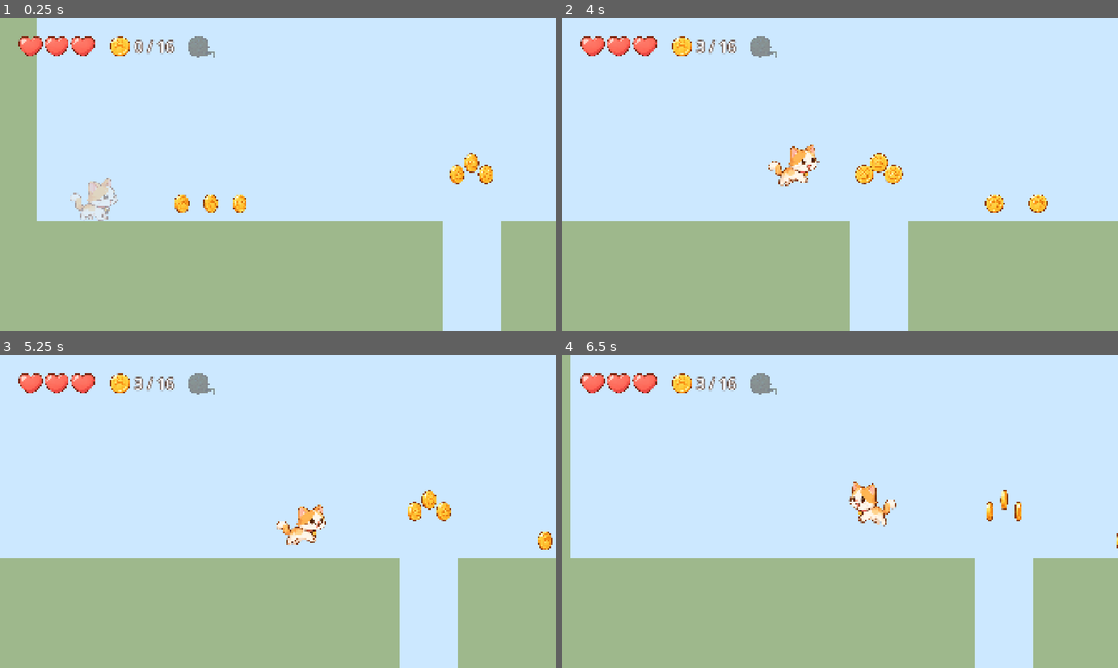
Above: before the commit, frames 1-4 (two rows, left to right).
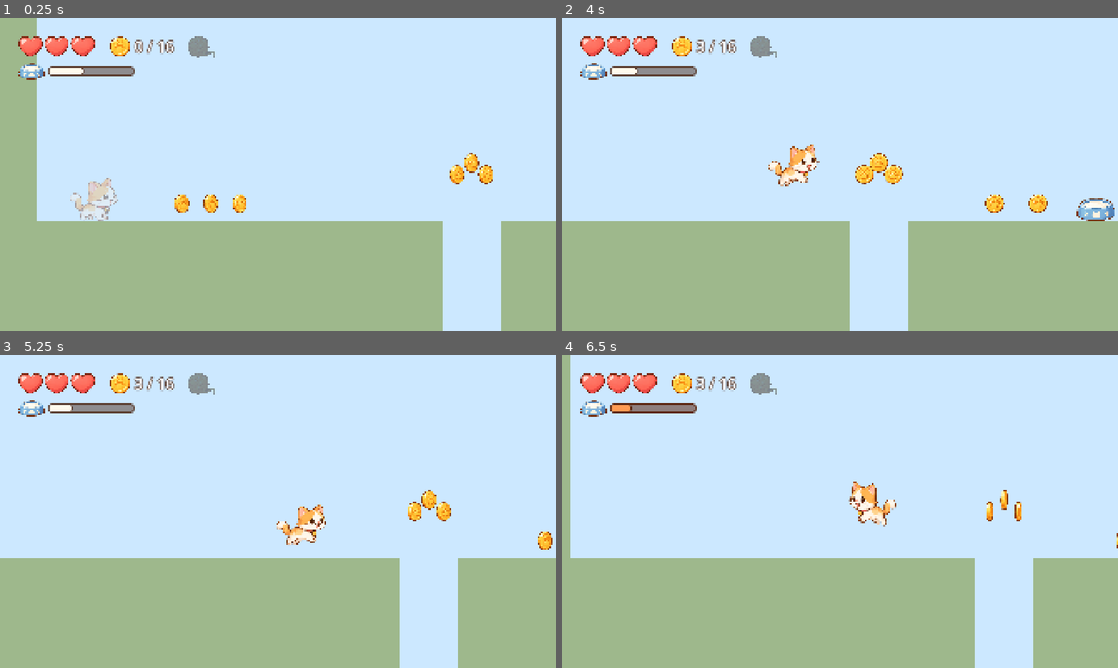
Above: after the commit, the same moments.

Repository: roshnikumari-21/wiwiwi
Game: Godot game, scene res://scenes/levels/w1/level_w1_01.tscn
The game is run twice, just before and just after one commit, with the same random seed, the same clock (stepped at 60 frames per second) and the same inputs.
Inputs (mouse positions are in pixels of both pictures, inside the frame that each line leads up to):
- Up to frame 1 (0.25 s): no input
- Up to frame 2 (4 s): move the mouse to (962, 158) at 0.52 s; hold Right (move_right) 0.53-2.03 s; tap Space (jump) at 0.6, 0.77, 1.07, 1.35, 1.52, 1.82, 2.1, 2.85, 3.02, 3.32, 3.6, 3.77 s; click (962, 158) at 0.67 s; move the mouse to (728, 190) at 1.27 s; click (728, 190) at 1.42 s; move the mouse to (895, 105) at 2.02 s; hold Left (move_left) 2.03-2.78 s; click (895, 105) at 2.17 s; move the mouse to (812, 237) at 2.77 s; hold Right (move_right) from 2.78 s (still down); click (812, 237) at 2.92 s; move the mouse to (1006, 221) at 3.52 s; click (1006, 221) at 3.67 s
- Up to frame 3 (5.25 s): tap Space (jump) at 4.07, 4.35, 4.52, 4.82, 5.1 s; move the mouse to (111, 464) at 4.27 s; release Right (move_right) at 4.28 s; hold Left (move_left) 4.28-5.03 s; click (111, 464) at 4.42 s; move the mouse to (305, 511) at 5.02 s; hold Right (move_right) from 5.03 s (still down); click (305, 511) at 5.17 s
- Up to frame 4 (6.5 s): move the mouse to (756, 433) at 5.77 s; release Right (move_right) at 5.78 s; hold Left (move_left) from 5.78 s (still down); tap Space (jump) at 5.85, 6.02, 6.32 s; click (756, 433) at 5.92 s

The runs differ from the first frame. In frame 1, 0.7% of the frame differs, in the area x 3-25%, y 14-20%; in frame 2, 1.1%, in the area x 3-100%, y 14-65%; in frame 3, 0.7%; in frame 4, 0.7%.

Commit message:
M1: energy and milk
Energy drains while moving; at zero the cat is slower and sleepy but
never fails. Milk bowl refills it (only when not full), HUD energy bar,
one bowl in level 1-1 which starts at 40 % energy, and a headless test.

Co-Authored-By: Claude Opus 5.5 <noreply@anthropic.com>

Diff:
--- a/autoload/events.gd
+++ b/autoload/events.gd
@@ -5,6 +5,8 @@
 signal coin_collected
 signal yarn_collected
 signal hearts_changed(hearts: int)
+signal energy_changed(energy: float)   ## 0..1
+signal milk_drunk
 signal checkpoint_reached(respawn_position: Vector2)
 signal level_completed(stars: int, coins: int, coin_total: int, has_yarn: bool)
 signal level_failed
--- /dev/null
+++ b/dev/m1_energy_test.gd
@@ -0,0 +1,88 @@
+extends SceneTree
+## Headless check of energy + milk in level 1-1: drain, tired speed, sleepy idle, HUD bar, milk bowl.
+## Run: godot --headless --path . --script res://dev/m1_energy_test.gd
+
+const LEVEL := "res://scenes/levels/w1/level_w1_01.tscn"
+const BOWL_AT := Vector2(2250, 900)
+
+var _fails := 0
+
+func _initialize() -> void:
+	_run.call_deferred()
+
+func _run() -> void:
+	var level = load(LEVEL).instantiate()
+	root.add_child(level)
+	var player = level.get_node("Player")
+	var bar = level.get_node("Hud/SafeArea/Hud/Energy/Bar")
+	var bowl_sprite = level.get_node("Objects/MilkBowl/Sprite")
+	await _frames(3)
+	_check("starts at 40 %", is_equal_approx(player.energy, 0.4), player.energy)
+	_check("HUD bar shows it", is_equal_approx(bar.value, 0.4), bar.value)
+
+	await _frames(60)
+	_check("standing still costs nothing", is_equal_approx(player.energy, 0.4), player.energy)
+
+	Input.action_press("move_right")
+	await _frames(60)
+	Input.action_release("move_right")
+	var used: float = 0.4 - player.energy
+	_check("1 s of running uses about 1/35", used > 0.022 and used < 0.032, used)
+
+	# Out of energy: slower, slower legs, sleepy when standing.
+	player.global_position = Vector2(300, 900)
+	player.energy = 0.0
+	await _frames(20)
+	_check("HUD bar orange when low", bar.modulate != Color.WHITE, bar.modulate)
+	Input.action_press("move_right")
+	var top := 0.0
+	for i in 40:
+		await physics_frame
+		top = max(top, player.velocity.x)
+	_check("tired: top speed 65 %", abs(top - 520.0 * 0.65) < 5.0, top)
+	_check("tired: slower walk animation", player.sprite.animation == "walk" and is_equal_approx(player.sprite.speed_scale, 0.65), [player.sprite.animation, player.sprite.speed_scale])
+	Input.action_release("move_right")
+	await _frames(30)
+	_check("tired: sleepy when standing", player.sprite.animation == "sleepy", player.sprite.animation)
+
+	# Milk bowl: not drunk at full energy, drunk when thirsty, then empty.
+	player.energy = 1.0
+	await _place(player, BOWL_AT)
+	_check("full cat leaves the bowl", bowl_sprite.texture.resource_path.ends_with("milk_bowl_full.png"), bowl_sprite.texture.resource_path)
+	player.energy = 0.3
+	await _frames(4)
+	_check("thirsty cat drinks: full energy", is_equal_approx(player.energy, 1.0), player.energy)
+	_check("bowl is now empty", bowl_sprite.texture.resource_path.ends_with("milk_bowl_empty.png"), bowl_sprite.texture.resource_path)
+	_check("HUD bar full and white", is_equal_approx(bar.value, 1.0) and bar.modulate == Color.WHITE, [bar.value, bar.modulate])
+	player.energy = 0.3
+	await _place(player, BOWL_AT)
+	_check("empty bowl gives nothing", is_equal_approx(player.energy, 0.3), player.energy)
+
+	# Never a fail: a tired cat still clears the widest gap (the 300 px drop after the flag).
+	player.energy = 0.0
+	await _place(player, Vector2(2900, 760))
+	Input.action_press("move_right")
+	while player.global_position.x < 3190.0:
+		await physics_frame
+	Input.action_press("jump")
+	await _frames(70)
+	Input.action_release("jump")
+	Input.action_release("move_right")
+	_check("tired cat clears the 300 px gap", player.is_on_floor() and player.global_position.x > 3500.0 and player.global_position.y < 910.0, player.global_position)
+
+	print("RESULT: %s" % ("ALL PASS" if _fails == 0 else "%d FAILED" % _fails))
+	quit(_fails)
+
+func _place(player, at: Vector2) -> void:
+	player.global_position = at
+	player.velocity = Vector2.ZERO
+	await _frames(4)
+
+func _frames(n: int) -> void:
+	for i in n:
+		await physics_frame
+
+func _check(name: String, ok: bool, got) -> void:
+	if not ok:
+		_fails += 1
+	print("%s  %s  (%s)" % ["PASS" if ok else "FAIL", name, str(got)])
--- a/scenes/actors/player/player.gd
+++ b/scenes/actors/player/player.gd
@@ -17,6 +17,10 @@
 @export var coyote_time: float = 0.12      ## can still jump this long after walking off a ledge
 @export var jump_buffer: float = 0.12      ## a jump pressed this long before landing still counts
 
+@export_group("Energy")
+@export var energy_seconds: float = 35.0   ## seconds of moving on a full tank
+@export var tired_speed: float = 0.65      ## share of run speed left when energy is empty (never a fail)
+
 @export_group("Idle")
 @export var breath_amount: float = 0.012   ## how much she rises when breathing (1.2 %)
 @export var breath_period: float = 2.6     ## seconds per breath
@@ -24,6 +28,7 @@
 @onready var sprite: AnimatedSprite2D = $Sprite
 
 var _breath_time := 0.0
+var energy := 1.0 : set = set_energy   ## 0..1; drains while moving, milk refills it
 var frozen := false     ## true when the level is over: no input, gravity only
 var _walk_target := NAN ## while frozen, the game can walk her to this x (e.g. into the girl's arms)
 
@@ -58,6 +63,7 @@
 		_handle_run(delta)
 	move_and_slide()
 	_after_move()
+	_use_energy(delta)
 	_update_animation()
 
 func _apply_gravity(delta: float) -> void:
@@ -85,7 +91,7 @@
 	var direction := Input.get_axis("move_left", "move_right")
 	var grip := 1.0 if is_on_floor() else air_control
 	if direction != 0.0:
-		velocity.x = move_toward(velocity.x, direction * run_speed, acceleration * grip * delta)
+		velocity.x = move_toward(velocity.x, direction * run_speed * _speed_factor(), acceleration * grip * delta)
 		sprite.flip_h = direction < 0.0
 	else:
 		velocity.x = move_toward(velocity.x, 0.0, deceleration * grip * delta)
@@ -112,7 +118,9 @@
 	elif abs(velocity.x) > 20.0:
 		sprite.play("walk")
 	else:
-		sprite.play("idle")
+		sprite.play("sleepy" if is_tired() else "idle")
+	# Tired legs move slower, matching the slower speed.
+	sprite.speed_scale = _speed_factor() if sprite.animation == "walk" else 1.0
 
 # Gentle breathing while standing still, done by scaling (no extra frames, so nothing can wobble).
 func _breathe(delta: float) -> void:
@@ -133,6 +141,27 @@
 	_squash = create_tween()
 	_squash.tween_property(sprite, "scale", _base_scale * amount, 0.07)
 	_squash.tween_property(sprite, "scale", _base_scale, 0.14)
+
+func set_energy(value: float) -> void:
+	value = clampf(value, 0.0, 1.0)
+	if value != energy:
+		energy = value
+		Events.energy_changed.emit(energy)
+
+func is_tired() -> bool:
+	return energy <= 0.0
+
+## Drank milk: full energy again, with a happy little hop of the sprite.
+func refill_energy() -> void:
+	energy = 1.0
+	_do_squash(Vector2(0.9, 1.12))
+
+func _use_energy(delta: float) -> void:
+	if not frozen and abs(velocity.x) > 20.0:
+		energy -= delta / energy_seconds
+
+func _speed_factor() -> float:
+	return tired_speed if is_tired() else 1.0
 
 ## Put the cat back at a point (after a pit fall), with a short blink so the player sees where she is.
 func respawn_at(point: Vector2) -> void:
--- a/scenes/levels/level.gd
+++ b/scenes/levels/level.gd
@@ -7,6 +7,7 @@
 @export var level_id: String = ""            ## must match an id in the level catalog
 @export var extra_sky: float = 700.0         ## how far the camera may look above the highest ground
 @export var fall_margin: float = 400.0       ## falling this far below the lowest ground = fell in a pit
+@export_range(0.0, 1.0) var start_energy: float = 1.0  ## the cat's energy at the start (lower = milk matters sooner)
 
 @onready var player: Player = $Player
 @onready var camera: Camera2D = $Player/Camera
@@ -35,6 +36,8 @@
 
 	GameState.begin_attempt(level_id, get_tree().get_nodes_in_group("coins").size())
 	_respawn_point = spawn.global_position
+	player.energy = start_energy
+	Events.energy_changed.emit(player.energy)
 	_respawn()
 
 func _physics_process(_delta: float) -> void:
--- a/scenes/levels/w1/level_w1_01.tscn
+++ b/scenes/levels/w1/level_w1_01.tscn
@@ -6,9 +6,11 @@
 [ext_resource type="PackedScene" path="res://scenes/objects/golden_yarn.tscn" id="4_yarn"]
 [ext_resource type="PackedScene" path="res://scenes/objects/checkpoint.tscn" id="5_flag"]
 [ext_resource type="PackedScene" path="res://scenes/objects/goal_girl.tscn" id="6_goal"]
+[ext_resource type="PackedScene" path="res://scenes/objects/milk_bowl.tscn" id="7_milk"]
 
 [node name="LevelW1_01" instance=ExtResource("1_base")]
 level_id = "w1_01"
+start_energy = 0.4
 
 [node name="LeftWall" parent="Terrain" instance=ExtResource("2_block")]
 position = Vector2(-128, -200)
@@ -104,3 +106,6 @@
 
 [node name="GoalGirl" parent="Objects" instance=ExtResource("6_goal")]
 position = Vector2(5320, 900)
+
+[node name="MilkBowl" parent="Objects" instance=ExtResource("7_milk")]
+position = Vector2(2250, 900)
--- /dev/null
+++ b/scenes/objects/milk_bowl.gd
@@ -0,0 +1,26 @@
+extends Area2D
+## A bowl of milk: refills the cat's energy. She only drinks when she isn't already (nearly) full,
+## so walking past at full energy saves the bowl for later. Origin = bottom of the bowl.
+
+const EMPTY := preload("res://assets/art/objects/milk_bowl_empty.png")
+const THIRSTY_BELOW := 0.95   ## drinks only when energy is below this
+
+var _empty := false
+
+func _physics_process(_delta: float) -> void:
+	if _empty:
+		return
+	for body in get_overlapping_bodies():
+		if body is Player and body.energy < THIRSTY_BELOW:
+			_drink(body)
+			return
+
+func _drink(cat: Player) -> void:
+	_empty = true
+	cat.refill_energy()
+	Events.milk_drunk.emit()
+	$Sprite.texture = EMPTY
+	var base: Vector2 = $Sprite.scale
+	var pop := create_tween()
+	pop.tween_property($Sprite, "scale", base * Vector2(1.15, 0.85), 0.08)
+	pop.tween_property($Sprite, "scale", base, 0.25).set_trans(Tween.TRANS_BACK)
--- /dev/null
+++ b/scenes/objects/milk_bowl.tscn
@@ -0,0 +1,21 @@
+[gd_scene format=3]
+
+[ext_resource type="Script" path="res://scenes/objects/milk_bowl.gd" id="1_script"]
+[ext_resource type="Texture2D" path="res://assets/art/objects/milk_bowl_full.png" id="2_full"]
+
+[sub_resource type="RectangleShape2D" id="RectangleShape2D_bowl"]
+size = Vector2(130, 90)
+
+[node name="MilkBowl" type="Area2D"]
+collision_layer = 8
+collision_mask = 2
+script = ExtResource("1_script")
+
+[node name="Sprite" type="Sprite2D" parent="."]
+scale = Vector2(0.3, 0.3)
+texture = ExtResource("2_full")
+offset = Vector2(0, -132)
+
+[node name="Shape" type="CollisionShape2D" parent="."]
+position = Vector2(0, -45)
+shape = SubResource("RectangleShape2D_bowl")
--- a/ui/hud/hud.gd
+++ b/ui/hud/hud.gd
@@ -10,10 +10,13 @@
 const STAR_FULL := preload("res://assets/art/objects/star_full.png")
 const STAR_EMPTY := preload("res://assets/art/objects/star_empty.png")
 const YARN_MISSING_TINT := Color(0.2, 0.2, 0.25, 0.45)
+const ENERGY_LOW := 0.25                         ## below this the bar turns orange as a warning
+const ENERGY_LOW_TINT := Color(1.0, 0.62, 0.35)
 
 @onready var _hearts: Array[Node] = $Top/Hearts.get_children()
 @onready var _coin_label: Label = $Top/CoinLabel
 @onready var _yarn: TextureRect = $Top/Yarn
+@onready var _energy_bar: ProgressBar = $Energy/Bar
 @onready var _card: Control = $Card
 @onready var _title: Label = $Card/Center/Panel/Box/Title
 @onready var _stars: Array[Node] = $Card/Center/Panel/Box/Stars.get_children()
@@ -26,6 +29,8 @@
 	Events.hearts_changed.connect(_show_hearts)
 	Events.coin_collected.connect(_show_coins)  # GameState connected first, so it has already counted it
 	Events.yarn_collected.connect(_on_yarn)
+	Events.energy_changed.connect(_show_energy)
+	Events.milk_drunk.connect(_on_milk)
 	Events.level_completed.connect(_on_completed)
 	Events.level_failed.connect(_on_failed)
 	_button.pressed.connect(restart_pressed.emit)
@@ -38,6 +43,17 @@
 
 func _show_coins() -> void:
 	_coin_label.text = "%d / %d" % [GameState.coins, GameState.coin_total]
+
+func _show_energy(energy: float) -> void:
+	_energy_bar.value = energy
+	_energy_bar.modulate = ENERGY_LOW_TINT if energy < ENERGY_LOW else Color.WHITE
+
+func _on_milk() -> void:
+	var icon: Control = $Energy/MilkIcon
+	icon.pivot_offset = icon.size * 0.5
+	var pop := create_tween()
+	pop.tween_property(icon, "scale", Vector2(1.35, 1.35), 0.12)
+	pop.tween_property(icon, "scale", Vector2.ONE, 0.25).set_trans(Tween.TRANS_BACK)
 
 func _on_yarn() -> void:
 	_yarn.modulate = Color.WHITE
--- a/ui/hud/hud.tscn
+++ b/ui/hud/hud.tscn
@@ -5,6 +5,7 @@
 [ext_resource type="Texture2D" path="res://assets/art/objects/coin_0.png" id="3_coin"]
 [ext_resource type="Texture2D" path="res://assets/art/objects/yarn.png" id="4_yarn"]
 [ext_resource type="Texture2D" path="res://assets/art/objects/star_empty.png" id="5_star"]
+[ext_resource type="Texture2D" path="res://assets/art/objects/milk_bowl_full.png" id="6_milk"]
 
 [sub_resource type="StyleBoxFlat" id="StyleBoxFlat_panel"]
 content_margin_left = 70.0
@@ -17,6 +18,30 @@
 corner_radius_bottom_right = 40
 corner_radius_bottom_left = 40
 
+[sub_resource type="StyleBoxFlat" id="StyleBoxFlat_bar_bg"]
+bg_color = Color(0.36, 0.25, 0.2, 0.55)
+border_width_left = 4
+border_width_top = 4
+border_width_right = 4
+border_width_bottom = 4
+border_color = Color(0.36, 0.25, 0.2, 1)
+corner_radius_top_left = 16
+corner_radius_top_right = 16
+corner_radius_bottom_right = 16
+corner_radius_bottom_left = 16
+
+[sub_resource type="StyleBoxFlat" id="StyleBoxFlat_bar_fill"]
+bg_color = Color(1, 0.98, 0.93, 1)
+border_width_left = 4
+border_width_top = 4
+border_width_right = 4
+border_width_bottom = 4
+border_color = Color(0.36, 0.25, 0.2, 1)
+corner_radius_top_left = 16
+corner_radius_top_right = 16
+corner_radius_bottom_right = 16
+corner_radius_bottom_left = 16
+
 [node name="Hud" type="Control"]
 layout_mode = 3
 anchors_preset = 15
@@ -95,6 +120,35 @@
 texture = ExtResource("4_yarn")
 expand_mode = 1
 stretch_mode = 5
+
+[node name="Energy" type="HBoxContainer" parent="."]
+layout_mode = 0
+offset_left = 40.0
+offset_top = 130.0
+offset_right = 520.0
+offset_bottom = 190.0
+mouse_filter = 2
+theme_override_constants/separation = 12
+
+[node name="MilkIcon" type="TextureRect" parent="Energy"]
+custom_minimum_size = Vector2(90, 54)
+layout_mode = 2
+mouse_filter = 2
+texture = ExtResource("6_milk")
+expand_mode = 1
+stretch_mode = 5
+
+[node name="Bar" type="ProgressBar" parent="Energy"]
+custom_minimum_size = Vector2(300, 34)
+layout_mode = 2
+size_flags_vertical = 4
+mouse_filter = 2
+theme_override_styles/background = SubResource("StyleBoxFlat_bar_bg")
+theme_override_styles/fill = SubResource("StyleBoxFlat_bar_fill")
+max_value = 1.0
+step = 0.0
+value = 1.0
+show_percentage = false
 
 [node name="Card" type="ColorRect" parent="."]
 visible = false
Not shown, added: dev/m1_energy_test.gd.uid
Not shown, added: scenes/objects/milk_bowl.gd.uid
Not shown, changed: plan.md
